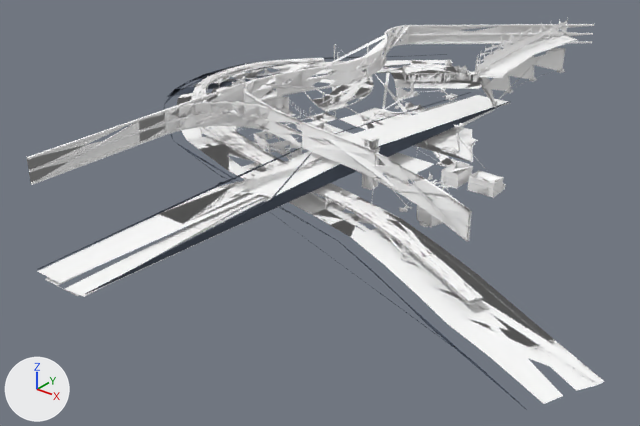
The glTF model models/street_island2_01.glb: old version first, new version second.
One viewpoint serves both versions: a 50 mm lens placed at (-472.0, -535.0, 255.0), pointed at (-851.0, -60.0, -39.0). Arrows for +X, +Y and +Z are at lower left; the lights stay in place. The older version comes first.

In view in the first picture: 'seg_1011', 'seg_1018', 'seg_382', 'seg_401', 'seg_403', 'seg_406', 'seg_434', 'seg_445', 'seg_565', 'seg_812', 'seg_930', 'seg_950', 'seg_951', 'seg_956' and 35 more.
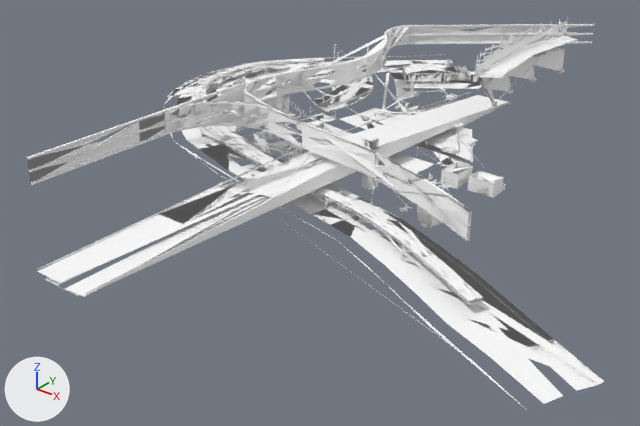
Diff of the bpy script that builds the scene:
```diff
--- a/models/street_island2_01.glb.py
+++ b/models/street_island2_01.glb.py
@@ mat_gc_z1_props_street_alpha_bakegroup_island2_roads0_2x @@
+mat_gc_z1_props_street_alpha_bakegroup_island2_roads0_2x = principled_material('GC_Z1_Props_Street_Alpha|BakeGroup_Island2_Roads0|2x')
+mat_gc_z1_props_street_alpha_bakegroup_island2_roads0_2x.base_color = (1.0, 1.0, 1.0)  # white #ffffff
+mat_gc_z1_props_street_alpha_bakegroup_island2_roads0_2x.roughness = 1.0
@@ mat_gc_footprint_std_alpha_t_bakegroup_island2_roads0_2x @@
+mat_gc_footprint_std_alpha_t_bakegroup_island2_roads0_2x = principled_material('GC_Footprint_STD_alpha_T|BakeGroup_Island2_Roads0|2x')
+mat_gc_footprint_std_alpha_t_bakegroup_island2_roads0_2x.base_color = (1.0, 1.0, 1.0)  # white #ffffff
+mat_gc_footprint_std_alpha_t_bakegroup_island2_roads0_2x.roughness = 1.0
@@ me_seg_930 @@
 me_seg_930.from_pydata(...)  # 40 vertices, 47 faces; spans x -852.0..-807.0, y -306.0..158.0, z 0.0..22.0
-me_seg_930.materials.append(mat_dark)  # greyish blue #424b59
+me_seg_930.materials.append(mat_gc_footprint_std_alpha_t_bakegroup_island2_roads0_2x)  # white #ffffff
@@ me_seg_1011 @@
 me_seg_1011.from_pydata(...)  # 24 vertices, 38 faces; spans x -972.0..-600.0, y -225.0..-95.0, z 0.0..1.0
-me_seg_1011.materials.append(mat_dark)  # greyish blue #424b59
+me_seg_1011.materials.append(mat_gc_z1_props_street_alpha_bakegroup_island2_roads0_2x)  # white #ffffff
@@ me_seg_1018 @@
 me_seg_1018.from_pydata(...)  # 36 vertices, 64 faces; spans x -1081.0..-934.0, y -95.0..254.0, z 0.0..1.0
-me_seg_1018.materials.append(mat_dark)  # greyish blue #424b59
+me_seg_1018.materials.append(mat_gc_z1_props_street_alpha_bakegroup_island2_roads0_2x)  # white #ffffff
```

Changed parts and their boxes [x1, y1, x2, y2] in the pictures (640 x 426 px):
'seg_930', recoloured
    both: [37, 92, 511, 295]
'seg_1011', recoloured
    both: [174, 141, 527, 410]
'seg_1018', recoloured
    both: [164, 54, 446, 141]
